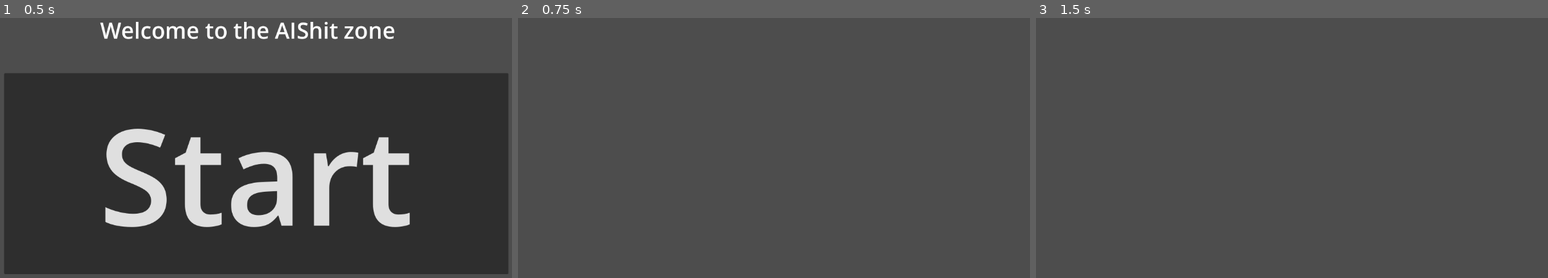
Above: before the commit, frames 1-3 (left to right).
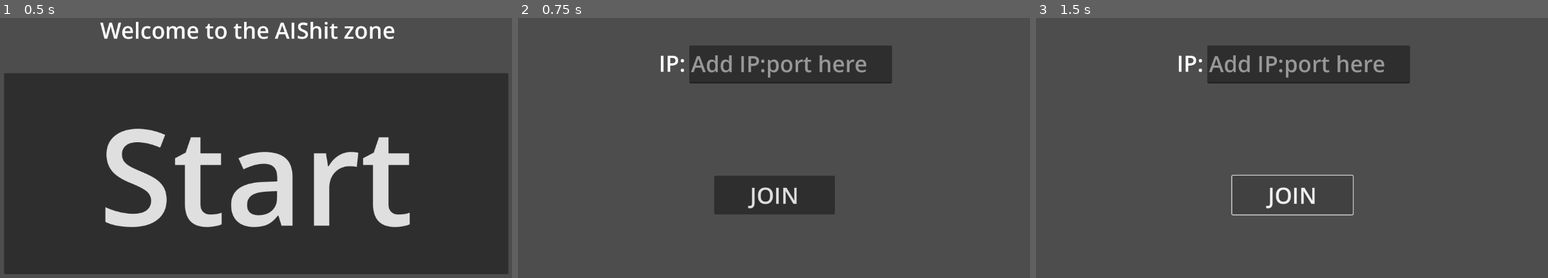
Above: after the commit, the same moments.

Repository: HolkerDev/AIS-zone
Game: Godot game, scene res://menu.tscn
Same seed, same stepped clock (60 frames per second), same inputs: the game is played once before the commit and once after it.
Inputs (mouse positions are in pixels of both pictures, inside the frame that each line leads up to):
- Up to frame 1 (0.5 s): no input
- Up to frame 2 (0.75 s): click "Start" at 0.5 s
- Up to frame 3 (1.5 s): click (1292, 194) at 1.25 s, where only the run after the commit has a clickable "JOIN"

Frame 1 is identical in both runs. In frame 2, 9.1% of the frame differs, in the area x 27-74%, y 10-76%; in frame 3, 6.3%.

Commit message:
add lobby

Diff:
--- /dev/null
+++ b/h1_text.tres
@@ -0,0 +1,4 @@
+[gd_resource type="Theme" format=3 uid="uid://bhundlasnejpw"]
+
+[resource]
+default_font_size = 50
--- a/lobby.tscn
+++ b/lobby.tscn
@@ -1,3 +1,29 @@
-[gd_scene format=3 uid="uid://c3a0vucsflsiv"]
+[gd_scene load_steps=2 format=3 uid="uid://c3a0vucsflsiv"]
+
+[ext_resource type="Theme" uid="uid://bhundlasnejpw" path="res://h1_text.tres" id="1_yl782"]
 
 [node name="Lobby" type="Node2D"]
+
+[node name="TextEdit" type="TextEdit" parent="."]
+offset_left = 389.0
+offset_top = 115.0
+offset_right = 843.0
+offset_bottom = 200.0
+theme = ExtResource("1_yl782")
+placeholder_text = "Add IP:port here"
+
+[node name="RichTextLabel" type="RichTextLabel" parent="."]
+offset_left = 321.0
+offset_top = 120.0
+offset_right = 418.0
+offset_bottom = 204.0
+theme = ExtResource("1_yl782")
+text = "IP:"
+
+[node name="Button" type="Button" parent="."]
+offset_left = 445.0
+offset_top = 407.0
+offset_right = 715.0
+offset_bottom = 494.0
+theme = ExtResource("1_yl782")
+text = "JOIN"
